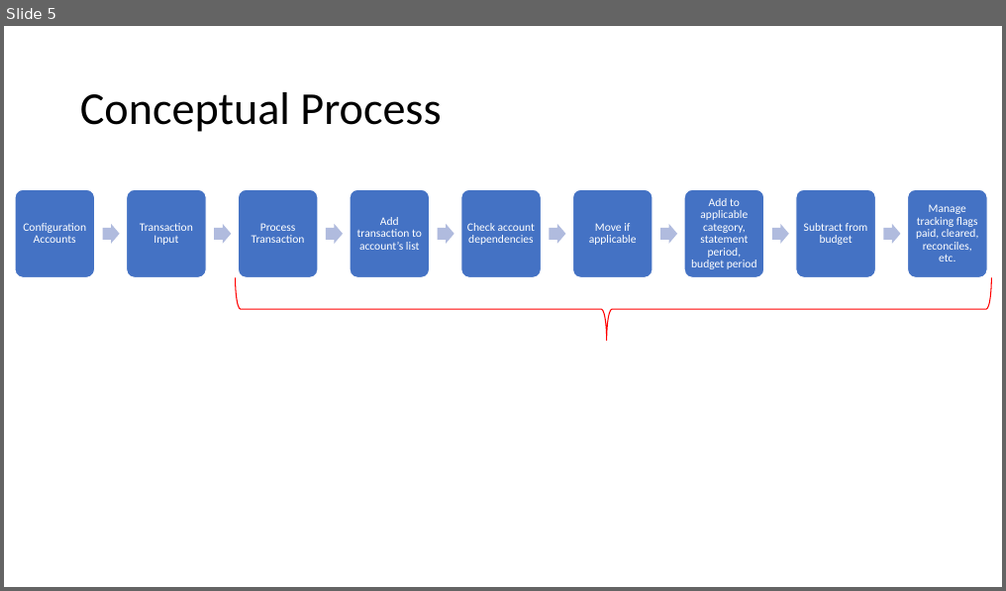
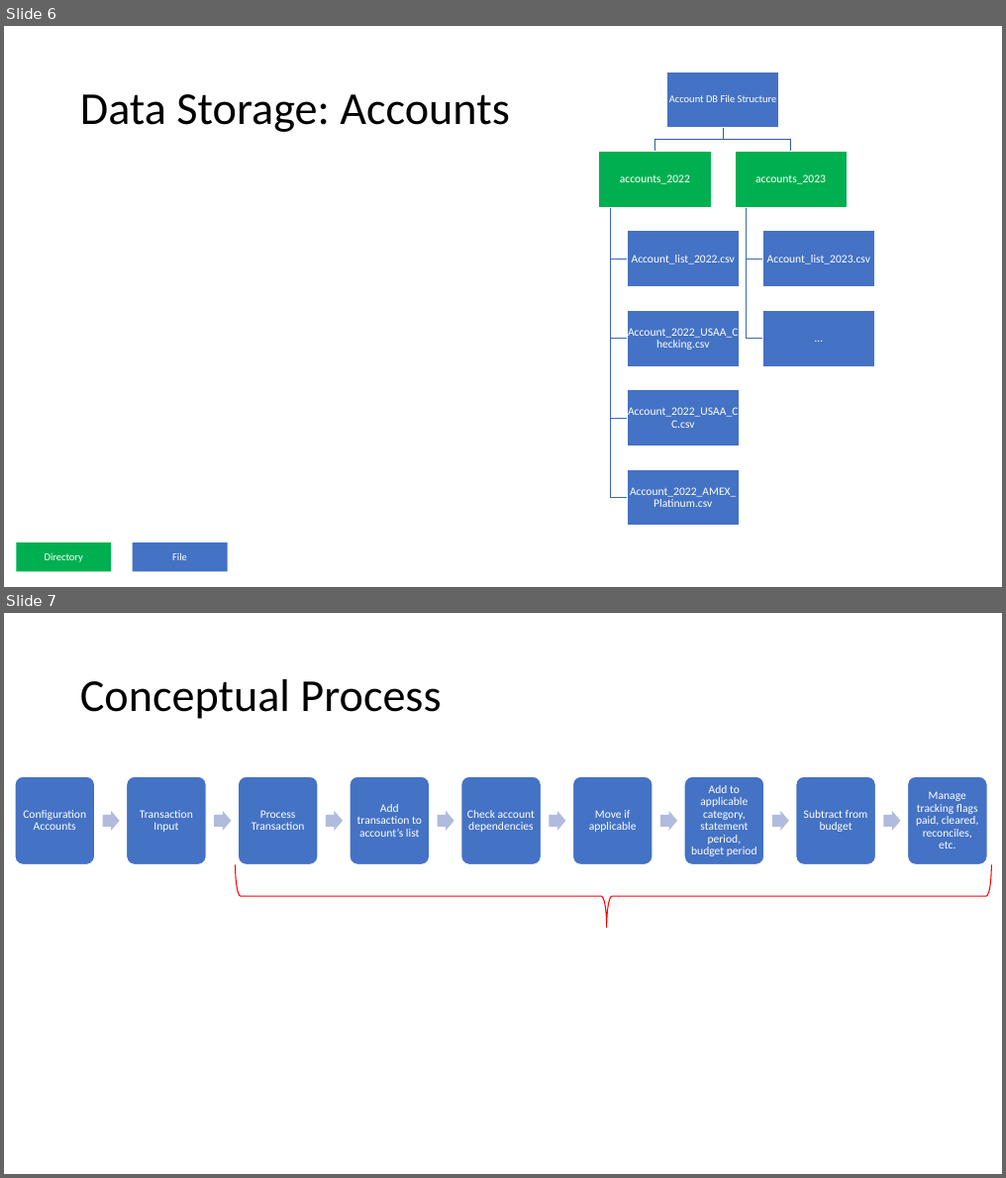
Before and after one commit to andrewrodavis/Finance_Program, a slide deck: Outline.pptx. Shown one above the other, each under a label of ours: slide 5 before the commit, slides 6 and 7 after it. The pictures are 1006x591 and 1006x1178 pixels, drawn with LibreOffice and Linux fonts; fonts in the diff are those of the drawing. Boxes give left, top, right and bottom in pixels: in the first picture for what was removed or moved away, otherwise in the second. Text is boxed around its words. In the diff, an @@ line names an element or a change of style, - is before the commit and + after.

Commit message:
adding planning for database structuring - budget completed, accounts worked

```diff
--- a/Outline.pptx
+++ b/Outline.pptx
@@ slide 6 added at (4,26,1002,587), background #FFFFFF @@
@@ title added at (80,94,509,132), 44 pt, text #000000 @@
+Data Storage: Accounts
@@ group added at (599,72,875,526): 9 rectangles, 9 texts, 8 freeform shapes @@
+Account DB File Structure
+accounts_2022
+Account_list_2022.csv
+Account_2022_USAA_Checking.csv
+Account_2022_USAA_CC.csv
+Account_2022_AMEX_Platinum.csv
+accounts_2023
+Account_list_2023.csv
+…
@@ rectangle added at (16,544,111,572), fill #4472C4, outline #FFFFFF 1 pt @@
@@ rectangle added at (16,544,111,572), fill #00B050, 10 pt, text #FFFFFF @@
+Directory
@@ rectangle added at (132,544,227,572), fill #4472C4, outline #FFFFFF 1 pt @@
@@ rectangle added at (132,544,227,572), fill #4472C4, 10 pt, text #FFFFFF @@
+File
@@ what was slide 5 is now slide 7 @@
```
Also in this commit, not shown: 2 slides changed, 4 other slides added, 11 other files.
